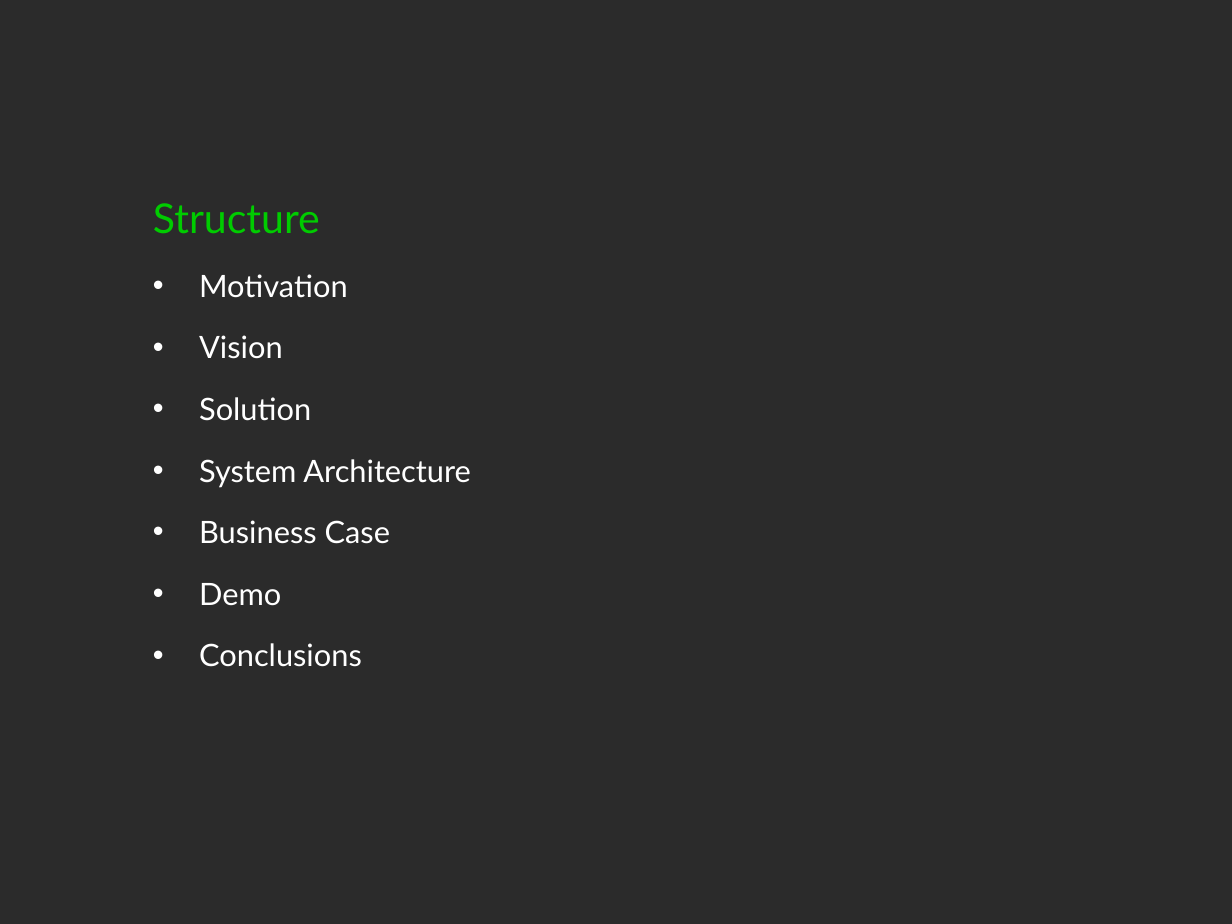
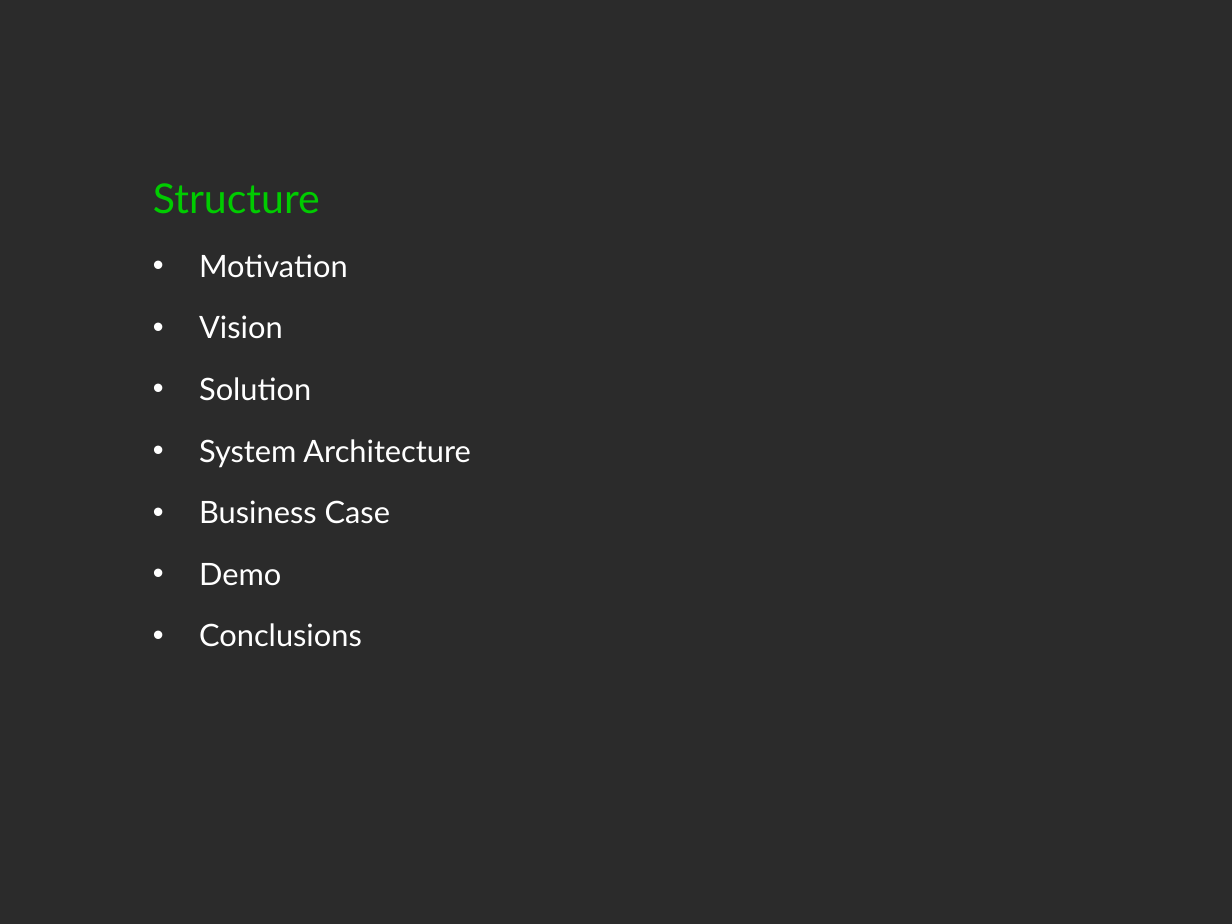
Before and after one commit to aknutas/Greendel, a slide deck: slide 2 of Documents/Greendel presentation/presentation_final_3_ViimeinenPalaute.pptx. Drawn at 1232x924 pixels with LibreOffice and Linux fonts; fonts in the diff are those of the drawing; background and template pictures are left out; a plain dark background stands for a picture behind light text. Boxes give left, top, right and bottom in pixels: in the first picture for what was removed or moved away, otherwise in the second. Text is boxed around its words. In the diff, an @@ line names an element or a change of style, - is before the commit and + after.

```diff
--- a/Documents/Greendel presentation/presentation_final_3_ViimeinenPalaute.pptx
+++ b/Documents/Greendel presentation/presentation_final_3_ViimeinenPalaute.pptx
@@ text "Structure": place and size @@
-text "Structure" at [153,203,471,667]
+text "Structure" at [153,183,471,647]
```
Also in this commit, not shown: 8 other slides changed, 7 other files.
